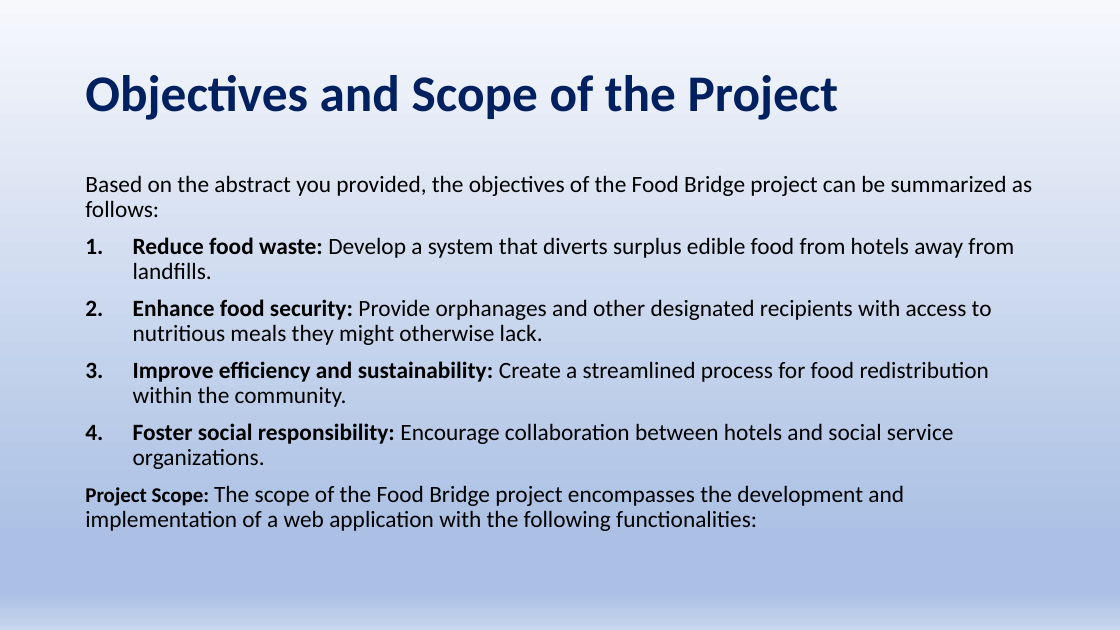
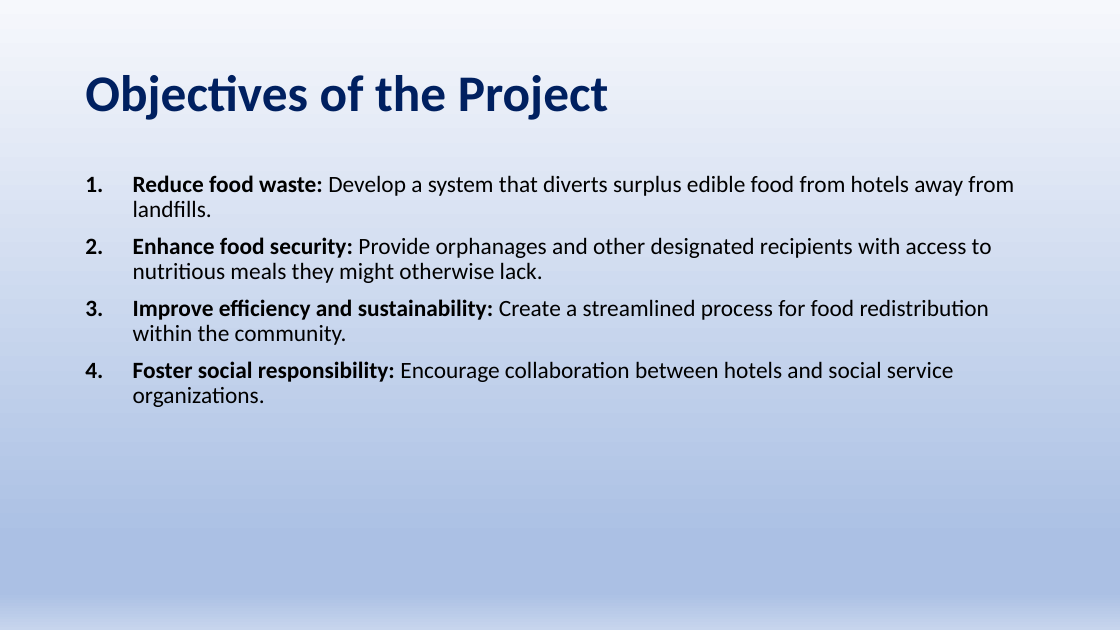
Before and after one commit to Sriram-V-99/MCA-Project-, a slide deck: slide 5 of FoodBridge.pptx. Drawn at 1120x630 pixels with LibreOffice and Linux fonts; fonts in the diff are those of the drawing. Boxes give left, top, right and bottom in pixels: in the first picture for what was removed or moved away, otherwise in the second. Text is boxed around its words. In the diff, an @@ line names an element or a change of style, - is before the commit and + after.

```diff
--- a/FoodBridge.pptx
+++ b/FoodBridge.pptx
@@ title at [85,75,609,120]: text changed @@
-Objectives and Scope of the Project
+Objectives of the Project
@@ text at [85,175,1032,217]: paragraph removed @@
-Based on the abstract you provided, the objectives of the Food Bridge project can be summarized as follows:
@@ text at [85,485,904,531]: paragraph removed @@
-Project Scope: The scope of the Food Bridge project encompasses the development and implementation of a web application with the following functionalities:
```
Also in this commit, not shown: 5 other slides changed.
